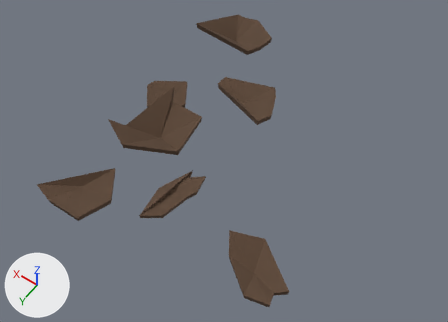
One commit to the glTF model assets/models/props/desert/desert_debris_0.glb: the scene before it, then after it.
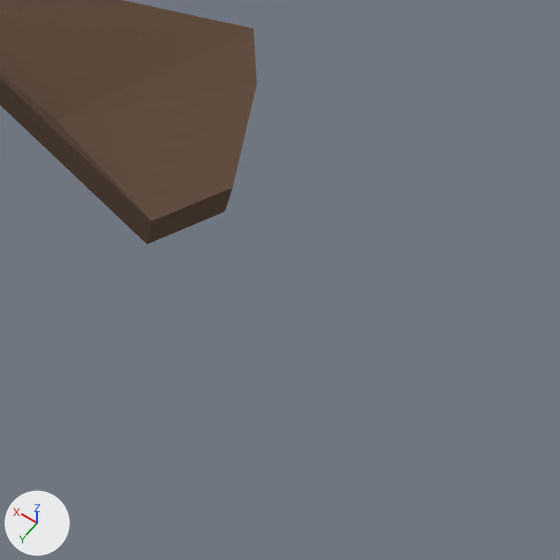
The first picture shows the older version from a camera (50 mm lens) standing at (-0.858, 1.308, 1.879) and looking at (-0.015, 0.128, 0.024). The close-ups show the older and then the newer version on the part from 52% to 73% of the width and 26% to 56% of the height of that picture. Only the edits that show in the close-ups are written down. The axes (+X, +Y, +Z) are drawn at lower left. The lights are the same throughout. Where no turn or scale is listed for an object, it has been applied to the vertices.

In view in the first close-up: 'DesertDebris_Plates'.
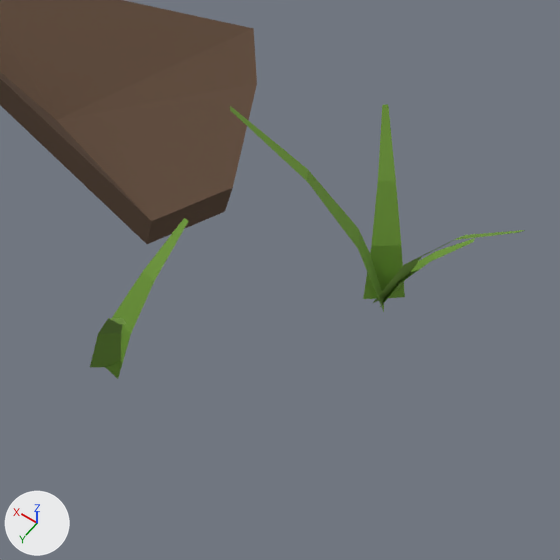
ob_bloom_3 is not drawn itself; it is the parent of ob_desertdebris_sprout_3.
ob_bloom_5 is not drawn itself; it is the parent of ob_desertdebris_sprout_5.

What differs and where, as boxes [x1, y1, x2, y2] in the close-ups (560 x 560 px):
'DesertDebris_Sprout_3', rescaled (not visible before): after [230, 104, 524, 312]
'DesertDebris_Sprout_5', rescaled, moved (not visible before): after [90, 218, 188, 379]

What the commit changed:
Object 'Bloom_3' (ob_bloom_3) is rescaled from (0.0, 0.0, 0.0) to (1.0, 1.0, 1.0).
Object 'DesertDebris_Sprout_3' (ob_desertdebris_sprout_3) is rescaled from (0.0, 0.0, 0.0) to (1.0, 1.0, 1.0).
Object 'Bloom_5' (ob_bloom_5) is rescaled from (0.0, 0.0, 0.0) to (1.0, 1.0, 1.0).
Object 'DesertDebris_Sprout_5' (ob_desertdebris_sprout_5) is rescaled from (0.0, 0.0, 0.0) to (1.0, 1.0, 1.0).
Object 'DesertDebris_Sprout_5' (ob_desertdebris_sprout_5) moves from (0.0, -0.0625, 0.0) to (0.0, 0.0, 0.0).
